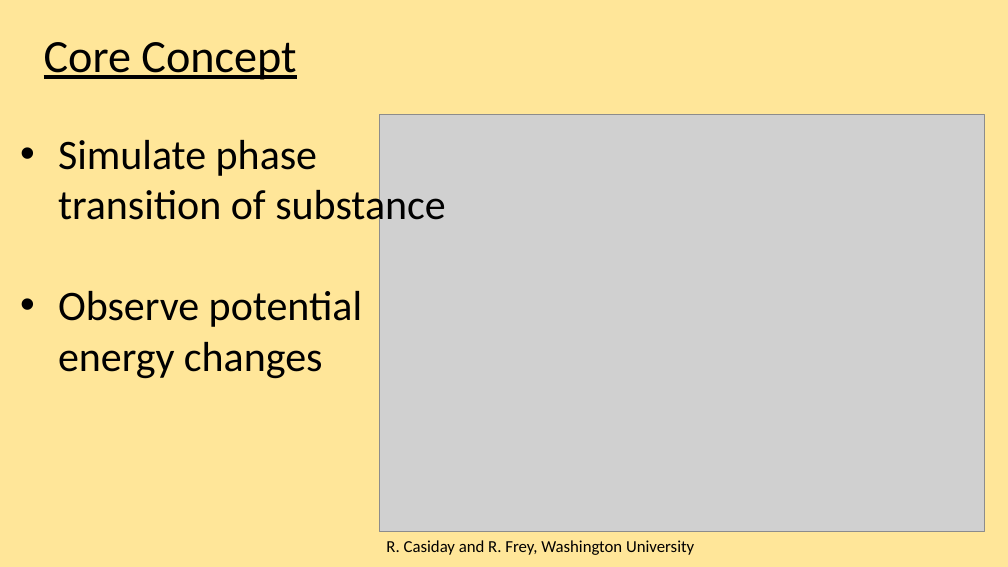
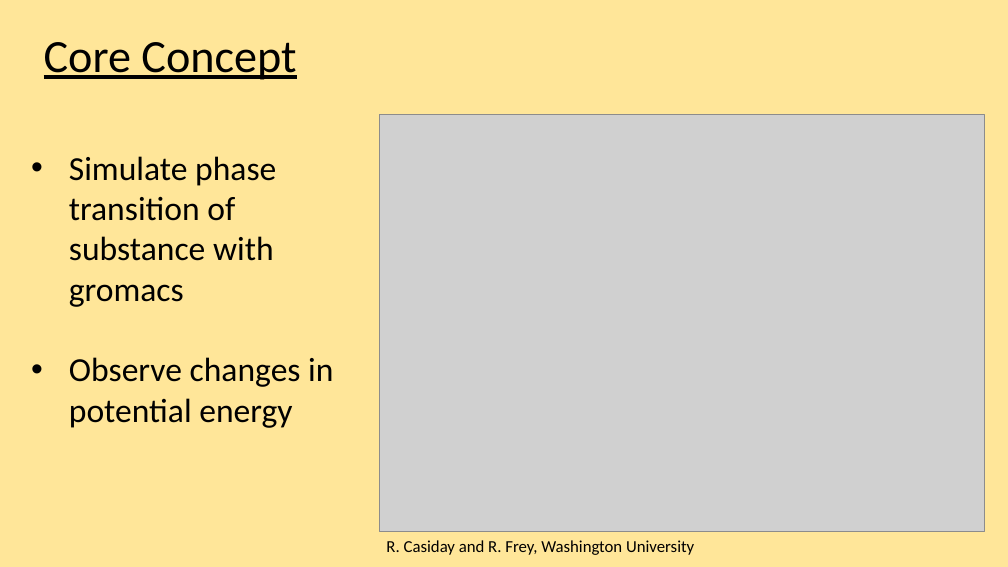
Before and after one commit to laksannathan/Project5, a slide deck: slide 2 of Presentation/Phase Transitions of Argon.pptx. Drawn at 1008x567 pixels with LibreOffice and Linux fonts; fonts in the diff are those of the drawing; grey boxes stand for pictures. Boxes give left, top, right and bottom in pixels: in the first picture for what was removed or moved away, otherwise in the second. Text is boxed around its words. In the diff, an @@ line names an element or a change of style, - is before the commit and + after.

```diff
--- a/Presentation/Phase Transitions of Argon.pptx
+++ b/Presentation/Phase Transitions of Argon.pptx
@@ text at (x1=69, y1=156, x2=333, y2=428): text changed; size 40 to 32 pt @@
-• Simulate phase transition of substance
-• Observe potential energy changes
+• Simulate phase transition of substance with gromacs
+• Observe changes in potential energy
```
Also in this commit, not shown: 1 other file.
